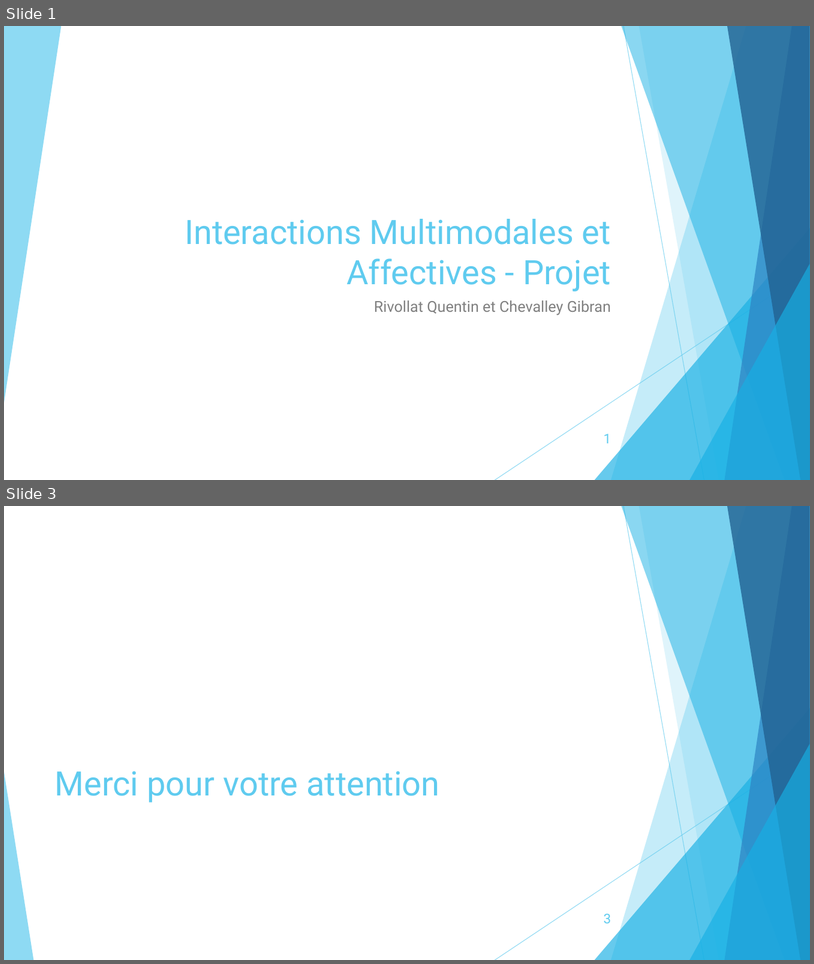
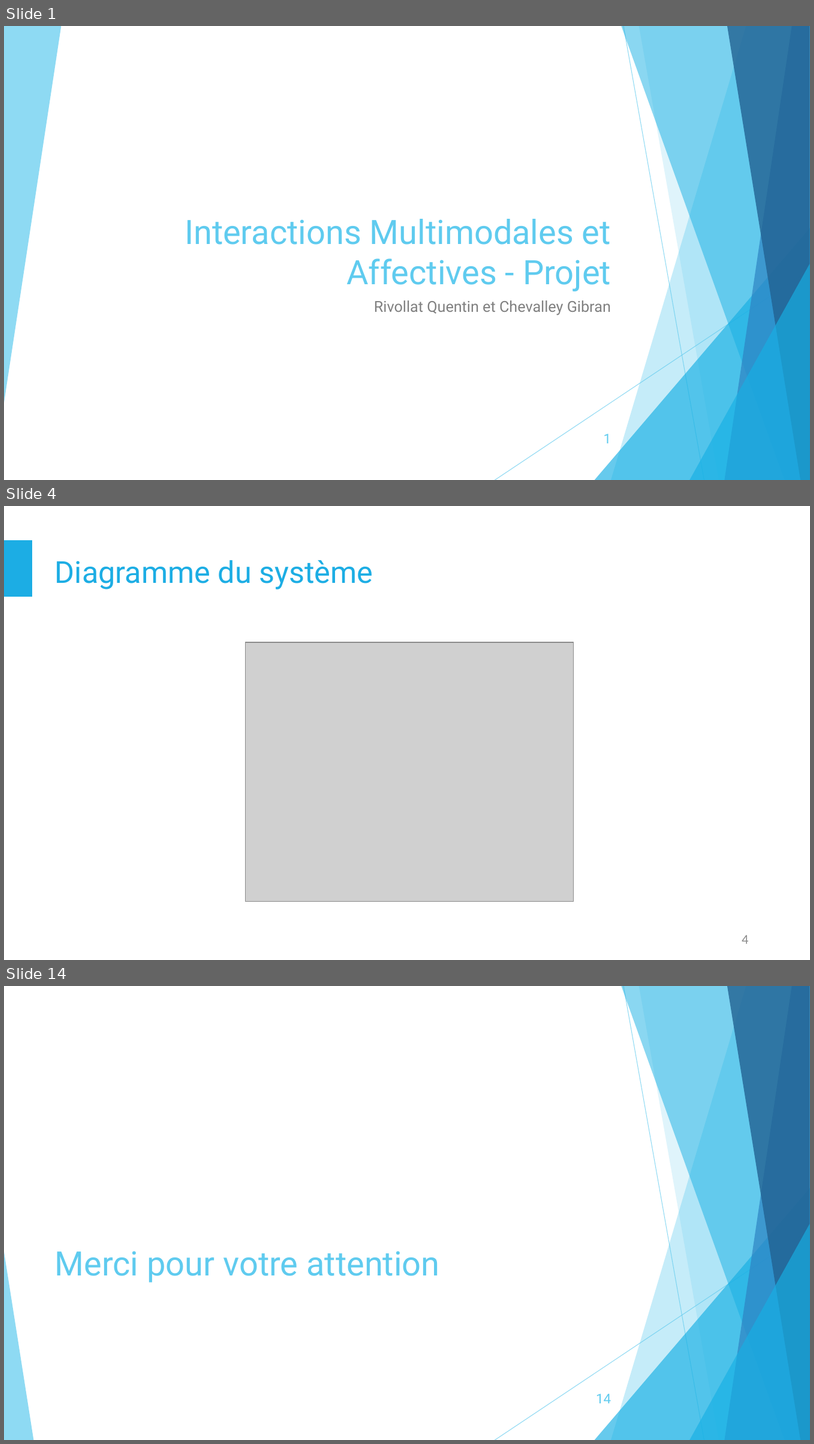
Before and after one commit to LunarX/ProjectTime, a slide deck: Documents/Presentation_final_1.pptx. Shown one above the other, each under a label of ours: slides 1 and 3 before the commit, slides 1, 4 and 14 after it; the slides between them are not shown. The pictures are 814x964 and 814x1444 pixels, drawn with LibreOffice and Linux fonts; fonts in the diff are those of the drawing; grey boxes stand for pictures. Boxes give left, top, right and bottom in pixels: in the first picture for what was removed or moved away, otherwise in the second. Text is boxed around its words. In the diff, an @@ line names an element or a change of style, - is before the commit and + after.

```diff
--- a/Documents/Presentation_final_1.pptx
+++ b/Documents/Presentation_final_1.pptx
@@ slide 4 added at (4,506,810,960), background #FFFFFF @@
@@ rectangle added at (4,540,32,596), fill #1CADE4, outline #1CADE4 1 pt @@
@@ title added at (55,560,373,589), 36 pt, text #1CADE4 @@
+Diagramme du système
@@ picture added at (245,642,574,901) @@
@@ page number added at (742,934,749,943), 16 pt, text #8C8C8C @@
+4
@@ what was slide 3 is now slide 14 @@
@@ page number at (596,1393,611,1403): text changed @@
-3
+14
```
Also in this commit, not shown: 11 other slides added, 1 slide removed.
